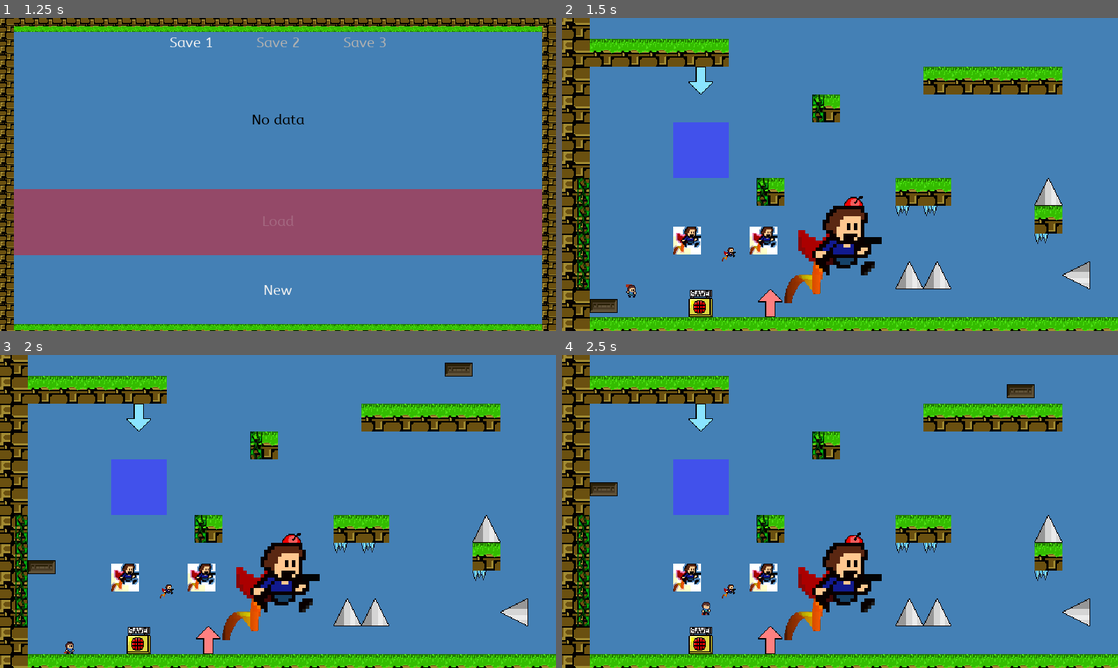
Above: before the commit, frames 1-4 (two rows, left to right).
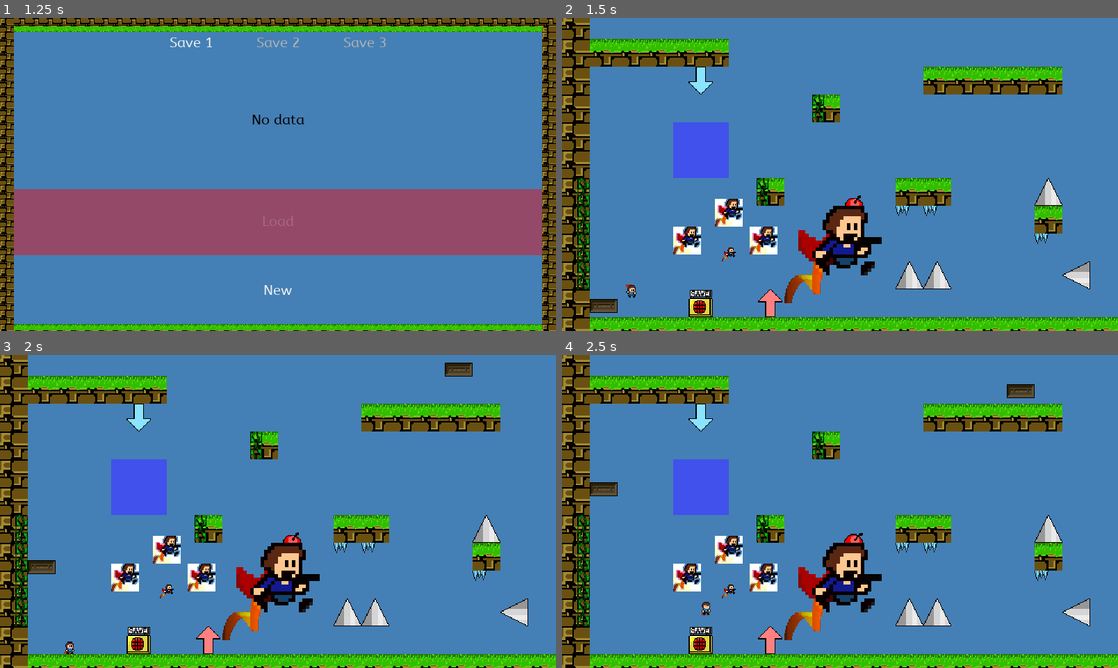
Above: after the commit, the same moments.

Repository: Smartkin/i-wanna-go-through-time-game-jam-edition
Game: Godot game, scene res://Rooms/Title.tscn
Two runs of this game, one before a commit and one after it. Both use one fixed random seed, a clock stepped at 60 frames per second and the inputs below. Sound files missing from this copy of the repository are replaced by a short silence.
Inputs (mouse positions are in pixels of both pictures, inside the frame that each line leads up to):
- Up to frame 1 (1.25 s): click "Start Game" at 0.5 s
- Up to frame 2 (1.5 s): click "New" at 1.25 s
- Up to frame 3 (2 s): no input
- Up to frame 4 (2.5 s): tap Enter at 2 s; move the mouse to (962, 495) at 2.02 s; hold Right (right) from 2.03 s (still down); tap X (dash) at 2.1 s; click (962, 495) at 2.17 s; tap Shift (jump) at 2.27 s

Frame 1 is identical in both runs. In frame 2, 0.4% of the frame differs, in the area x 27-55%, y 56-67%; in frame 3, 0.4%; in frame 4, 0.4%.

Commit message:
Fix player colliding with damage sources as solids

Diff:
--- a/Objects/Hazards/DelFruit.tscn
+++ b/Objects/Hazards/DelFruit.tscn
@@ -19,14 +19,13 @@
 
 [node name="Sprite" type="AnimatedSprite" parent="."]
 frames = SubResource( 1 )
-frame = 1
 playing = true
 
 [node name="Hitbox" type="KinematicBody2D" parent="."]
-visible = false
 collision_layer = 8
+collision_mask = 0
 script = ExtResource( 4 )
 
 [node name="CollisionShape2D" type="CollisionShape2D" parent="Hitbox"]
-position = Vector2( 1, 1 )
+position = Vector2( 0, 1 )
 shape = SubResource( 2 )
--- a/Objects/Hazards/SpikeDown.tscn
+++ b/Objects/Hazards/SpikeDown.tscn
@@ -13,6 +13,7 @@
 
 [node name="Hitbox" type="KinematicBody2D" parent="."]
 collision_layer = 8
+collision_mask = 0
 script = ExtResource( 2 )
 
 [node name="CollisionShape2D" type="CollisionPolygon2D" parent="Hitbox"]
--- a/Objects/Hazards/SpikeLeft.tscn
+++ b/Objects/Hazards/SpikeLeft.tscn
@@ -13,6 +13,8 @@
 texture = ExtResource( 1 )
 
 [node name="Hitbox" type="KinematicBody2D" parent="."]
+collision_layer = 8
+collision_mask = 0
 script = ExtResource( 2 )
 
 [node name="CollisionShape2D" type="CollisionShape2D" parent="Hitbox"]
--- a/Objects/Hazards/SpikeRight.tscn
+++ b/Objects/Hazards/SpikeRight.tscn
@@ -13,6 +13,8 @@
 texture = ExtResource( 1 )
 
 [node name="Hitbox" type="KinematicBody2D" parent="."]
+collision_layer = 8
+collision_mask = 0
 script = ExtResource( 2 )
 
 [node name="CollisionShape2D" type="CollisionShape2D" parent="Hitbox"]
--- a/Objects/Hazards/SpikeUp.tscn
+++ b/Objects/Hazards/SpikeUp.tscn
@@ -13,6 +13,8 @@
 texture = ExtResource( 1 )
 
 [node name="Hitbox" type="KinematicBody2D" parent="."]
+collision_layer = 8
+collision_mask = 0
 script = ExtResource( 2 )
 
 [node name="CollisionShape2D" type="CollisionShape2D" parent="Hitbox"]
--- a/Objects/Player/Player.tscn
+++ b/Objects/Player/Player.tscn
@@ -10,6 +10,7 @@
 [ext_resource path="res://Sprites/Player/chibi_player_jump.png" type="Texture" id=8]
 [ext_resource path="res://Sprites/Player/chibi_player_run.png" type="Texture" id=9]
 [ext_resource path="res://Sprites/Player/chibi_player_idle.png" type="Texture" id=10]
+[ext_resource path="res://Scripts/Player/Hurtbox.gd" type="Script" id=11]
 
 [sub_resource type="AtlasTexture" id=21]
 atlas = ExtResource( 4 )
@@ -284,6 +285,7 @@
 animation = "RunGun"
 
 [node name="Hitbox" type="CollisionShape2D" parent="."]
+visible = false
 position = Vector2( 0, 1 )
 shape = SubResource( 16 )
 
@@ -337,7 +339,18 @@
 position = Vector2( 0, 8.5 )
 shape = SubResource( 20 )
 
+[node name="Hurtbox" type="KinematicBody2D" parent="."]
+collision_layer = 0
+collision_mask = 8
+moving_platform_apply_velocity_on_leave = 2
+script = ExtResource( 11 )
+
+[node name="CollisionShape" type="CollisionShape2D" parent="Hurtbox"]
+position = Vector2( 0, 1 )
+shape = SubResource( 16 )
+
 [connection signal="body_entered" from="GrabHitbox" to="." method="_on_Grab_body_entered"]
 [connection signal="body_exited" from="GrabHitbox" to="." method="_on_Grab_body_exited"]
 [connection signal="timeout" from="DashTimer" to="." method="_on_DashTimer_timeout"]
 [connection signal="tween_completed" from="DashTween" to="." method="_on_DashTween_tween_completed"]
+[connection signal="hurt" from="Hurtbox" to="." method="_on_Hurtbox_hurt"]
--- /dev/null
+++ b/Scripts/Player/Hurtbox.gd
@@ -0,0 +1,8 @@
+extends KinematicBody2D
+
+signal hurt
+
+func _physics_process(delta: float):
+	var collision = move_and_collide(Vector2.ZERO, true, true, true)
+	if (collision != null and collision.collider as Node != null):
+		emit_signal("hurt", collision.collider as Node)
--- a/Scripts/Player/Player.gd
+++ b/Scripts/Player/Player.gd
@@ -42,7 +42,7 @@
 const DEFAULT_DJUMP := 350
 const DEFAULT_GRAV := 20
 const DEFAULT_DASH_POWER := 1500
-const DASH_IFRAMES := 20
+const DASH_IFRAMES := 10
 const MAX_SLOP_ANGLE := deg2rad(50)
 const VINE_SLIDE_OFFSET := Vector2(9, 6)
 const STUCK_TEST_BUFFER := 1
@@ -489,3 +489,8 @@
 	speed.x = 0
 	gravity = DEFAULT_GRAV if !WorldController.reverse_grav else -DEFAULT_GRAV
 	_revert_state()
+
+
+func _on_Hurtbox_hurt(source: Node):
+	if (source.is_in_group("Killers")):
+		damage(1)
--- a/TestBed.tscn
+++ b/TestBed.tscn
@@ -37,6 +37,11 @@
 position = Vector2( 232, 616 )
 scale = Vector2( 0.285714, 0.285714 )
 id = 4
+
+[node name="Ability3" parent="." instance=ExtResource( 18 )]
+position = Vector2( 192, 584 )
+scale = Vector2( 0.285714, 0.285714 )
+id = 3
 
 [node name="Tiles" parent="." instance=ExtResource( 1 )]
 cell_size = Vector2( 32, 32 )
Not shown: 1 places in Objects/Player/Player.tscn that only renumber resources
